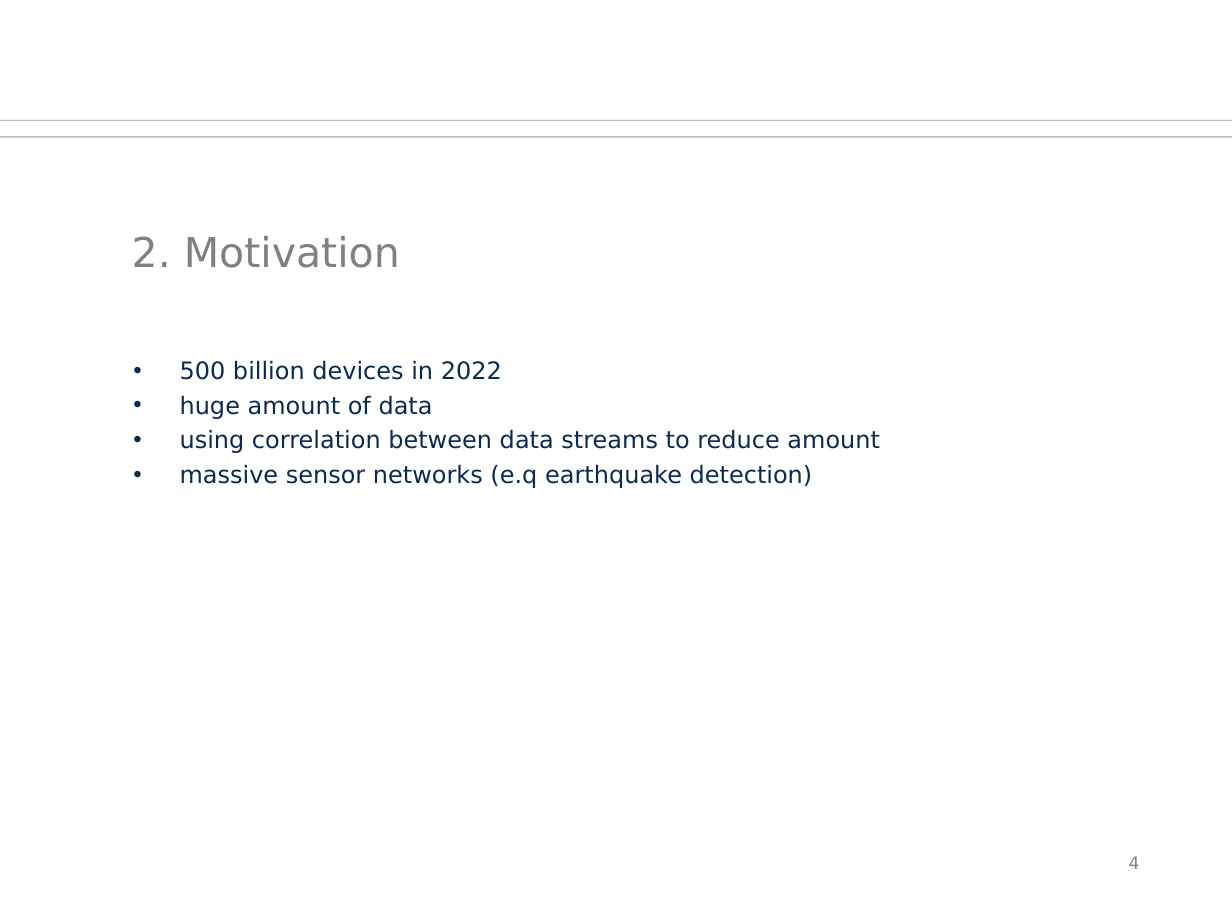
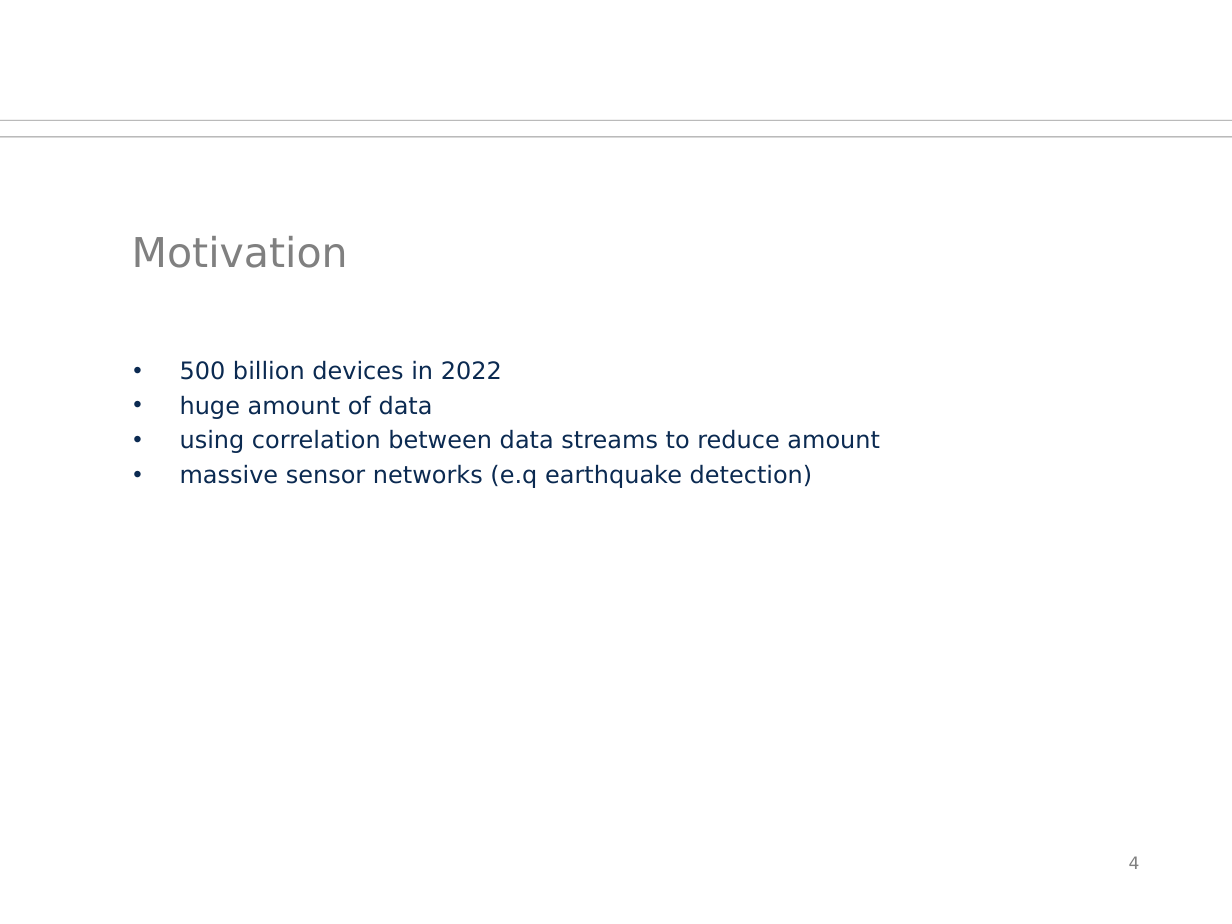
Before and after one commit to orgarten/Hauptseminar, a slide deck: slide 4 of Präsentation/btwf.odp. Drawn at 1232x924 pixels with LibreOffice and Linux fonts; fonts in the diff are those of the drawing; background and template pictures are left out. Boxes give left, top, right and bottom in pixels: in the first picture for what was removed or moved away, otherwise in the second. Text is boxed around its words. In the diff, an @@ line names an element or a change of style, - is before the commit and + after.

```diff
--- a/Präsentation/btwf.odp
+++ b/Präsentation/btwf.odp
@@ title at (132, 236, 348, 268): text changed @@
-2. Motivation
+Motivation
```
Also in this commit, not shown: 4 other slides changed, 1 slide added, 2 other files.
